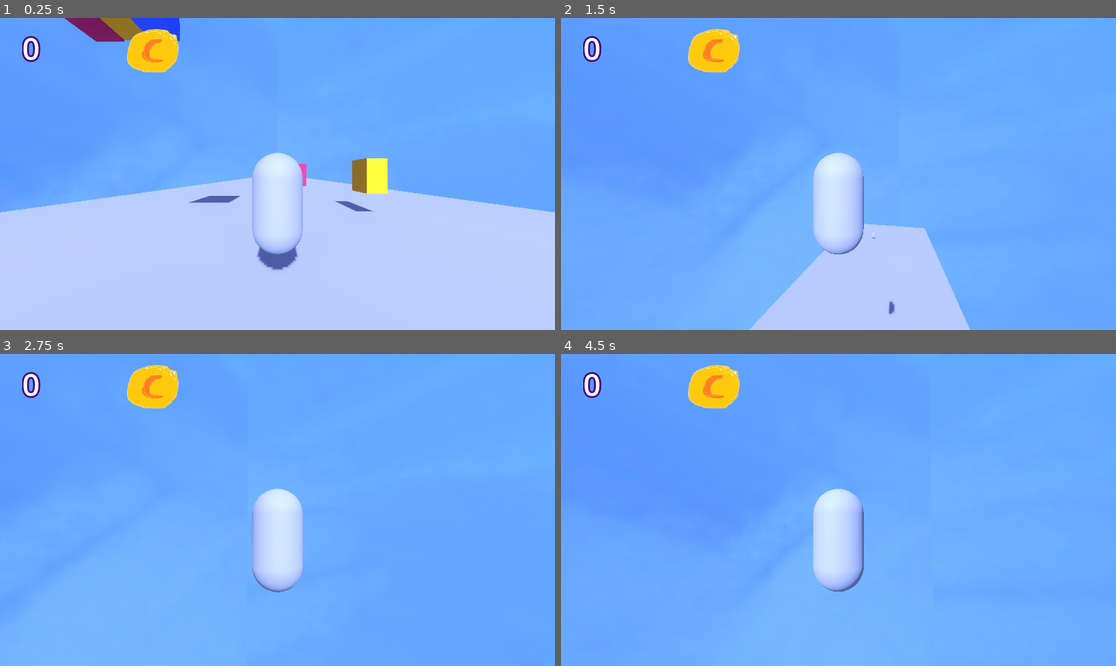
Above: before the commit, frames 1-4 (two rows, left to right).
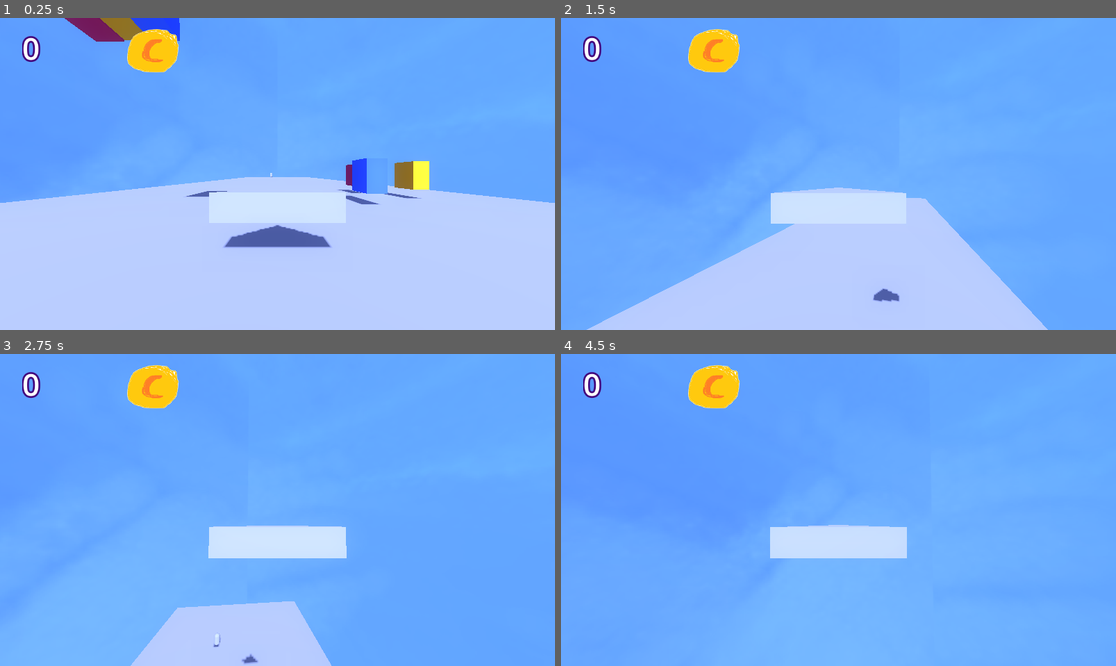
Above: after the commit, the same moments.

Repository: emeryplyler/Carrier
Game: Godot game, scene res://scenes/main.tscn
The game is run twice, just before and just after one commit, with the same random seed, the same clock (stepped at 60 frames per second) and the same inputs.
Inputs (mouse positions are in pixels of both pictures, inside the frame that each line leads up to):
- Up to frame 1 (0.25 s): no input
- Up to frame 2 (1.5 s): tap Enter (ui_accept) at 0.5, 0.6 s; move the mouse to (866, 174) at 0.52 s; hold Space (jump) 0.53-1.28 s; hold W (forward) from 0.53 s (still down); move the mouse to (810, 174) at 1.27 s; tap Space (jump) at 1.35 s
- Up to frame 3 (2.75 s): keep holding W (forward); tap Space (jump) at 1.52, 1.82 s; tap Enter (ui_accept) at 1.55 s; move the mouse to (288, 503) at 2.02 s; hold Space (jump) from 2.03 s (still down); right-click (288, 503) at 2.1 s
- Up to frame 4 (4.5 s): keep holding W (forward); move the mouse to (832, 516) at 2.77 s; release Space (jump) at 2.78 s; tap Enter (ui_accept) at 2.85, 3.6, 4.25 s; tap Space (jump) at 3.02, 3.32, 4.35 s; move the mouse to (877, 513) at 3.52 s; hold Space (jump) 3.53-4.28 s; tap Shift (descend) at 4.15 s; move the mouse to (794, 506) at 4.27 s

The runs differ from the first frame. In frame 1, 5.6% of the frame differs, in the area x 0-100%, y 43-81%; in frame 2, 13%, in the area x 4-88%, y 43-100%; in frame 3, 9.2%; in frame 4, 3.5%.

Commit message:
rotation in air fix
character faces the right direction in the air

Diff:
--- a/prefabs/player.tscn
+++ b/prefabs/player.tscn
@@ -6,7 +6,8 @@
 
 [sub_resource type="CapsuleShape3D" id="CapsuleShape3D_tc0y6"]
 
-[sub_resource type="CapsuleMesh" id="CapsuleMesh_jugux"]
+[sub_resource type="PrismMesh" id="PrismMesh_yp1v4"]
+size = Vector3(2.33, 1.175, 0.525)
 
 [sub_resource type="CylinderShape3D" id="CylinderShape3D_detuv"]
 height = 2.787
@@ -20,8 +21,12 @@
 [node name="CollisionShape3D" type="CollisionShape3D" parent="."]
 shape = SubResource("CapsuleShape3D_tc0y6")
 
-[node name="MeshInstance3D" type="MeshInstance3D" parent="."]
-mesh = SubResource("CapsuleMesh_jugux")
+[node name="CharacterBody" type="Node3D" parent="."]
+
+[node name="MeshInstance3D" type="MeshInstance3D" parent="CharacterBody"]
+transform = Transform3D(1, 0, 0, 0, -4.37114e-08, 1, 0, -1, -4.37114e-08, 0, 0, 0)
+mesh = SubResource("PrismMesh_yp1v4")
+skeleton = NodePath("../..")
 
 [node name="CamTarget" type="Node3D" parent="."]
 transform = Transform3D(1, 0, 0, 0, 1, 0, 0, 0, 1, 0, 0.580509, 0)
--- a/scenes/main.tscn
+++ b/scenes/main.tscn
@@ -10,32 +10,44 @@
 [ext_resource type="Script" path="res://scenes/DialogueManager.gd" id="8_6tm21"]
 
 [sub_resource type="BoxMesh" id="BoxMesh_8rmcf"]
-size = Vector3(30, 1, 120)
+size = Vector3(30, 2, 120)
 
 [sub_resource type="BoxShape3D" id="BoxShape3D_5rxsu"]
-size = Vector3(30, 1, 120)
+size = Vector3(30, 2, 120)
 
-[sub_resource type="StandardMaterial3D" id="StandardMaterial3D_h73to"]
+[sub_resource type="StandardMaterial3D" id="StandardMaterial3D_cmhfp"]
 resource_local_to_scene = true
 albedo_color = Color(0.8, 0.121569, 0.301961, 1)
 
-[sub_resource type="StandardMaterial3D" id="StandardMaterial3D_esis7"]
+[sub_resource type="StandardMaterial3D" id="StandardMaterial3D_nwxam"]
 resource_local_to_scene = true
 albedo_color = Color(1, 0.682353, 0, 1)
 
-[sub_resource type="StandardMaterial3D" id="StandardMaterial3D_lm6n5"]
+[sub_resource type="StandardMaterial3D" id="StandardMaterial3D_oghms"]
 resource_local_to_scene = true
 albedo_color = Color(0.243137, 0.384314, 0.901961, 1)
 
-[sub_resource type="StandardMaterial3D" id="StandardMaterial3D_tgopo"]
+[sub_resource type="StandardMaterial3D" id="StandardMaterial3D_ihqr7"]
 resource_local_to_scene = true
 albedo_color = Color(0.8, 0.121569, 0.301961, 1)
 
-[sub_resource type="StandardMaterial3D" id="StandardMaterial3D_ith7w"]
+[sub_resource type="StandardMaterial3D" id="StandardMaterial3D_m27w7"]
 resource_local_to_scene = true
 albedo_color = Color(1, 0.682353, 0, 1)
 
-[sub_resource type="StandardMaterial3D" id="StandardMaterial3D_3x7w7"]
+[sub_resource type="StandardMaterial3D" id="StandardMaterial3D_f6isp"]
+resource_local_to_scene = true
+albedo_color = Color(0.243137, 0.384314, 0.901961, 1)
+
+[sub_resource type="StandardMaterial3D" id="StandardMaterial3D_q1g41"]
+resource_local_to_scene = true
+albedo_color = Color(0.8, 0.121569, 0.301961, 1)
+
+[sub_resource type="StandardMaterial3D" id="StandardMaterial3D_kvf4b"]
+resource_local_to_scene = true
+albedo_color = Color(1, 0.682353, 0, 1)
+
+[sub_resource type="StandardMaterial3D" id="StandardMaterial3D_8ny0c"]
 resource_local_to_scene = true
 albedo_color = Color(0.243137, 0.384314, 0.901961, 1)
 
@@ -63,19 +75,29 @@
 shadow_enabled = true
 
 [node name="Goal" parent="." instance=ExtResource("2_a1dwj")]
-transform = Transform3D(1, 0, 0, 0, 1, 0, 0, 0, 1, -2.87633, 1.52796, -87.2074)
+transform = Transform3D(1, 0, 0, 0, 1, 0, 0, 0, 1, -2.87633, 2.09043, -87.2074)
 
 [node name="Cargo" parent="." instance=ExtResource("3_pvfr7")]
 transform = Transform3D(1, 0, 0, 0, 1, 0, 0, 0, 1, 4.89399, 2.77284, -6.91467)
-red = SubResource("StandardMaterial3D_h73to")
-yellow = SubResource("StandardMaterial3D_esis7")
-blue = SubResource("StandardMaterial3D_lm6n5")
+id = 2
+red = SubResource("StandardMaterial3D_cmhfp")
+yellow = SubResource("StandardMaterial3D_nwxam")
+blue = SubResource("StandardMaterial3D_oghms")
+randomize = false
 
 [node name="Cargo2" parent="." instance=ExtResource("3_pvfr7")]
-transform = Transform3D(1, 0, 0, 0, 1, 0, 0, 0, 1, 1.76103, 2.77284, -12.9933)
-red = SubResource("StandardMaterial3D_tgopo")
-yellow = SubResource("StandardMaterial3D_ith7w")
-blue = SubResource("StandardMaterial3D_3x7w7")
+transform = Transform3D(1, 0, 0, 0, 1, 0, 0, 0, 1, 6.58264, 2.77284, -12.9933)
+red = SubResource("StandardMaterial3D_ihqr7")
+yellow = SubResource("StandardMaterial3D_m27w7")
+blue = SubResource("StandardMaterial3D_f6isp")
+randomize = false
+
+[node name="Cargo3" parent="." instance=ExtResource("3_pvfr7")]
+transform = Transform3D(1, 0, 0, 0, 1, 0, 0, 0, 1, 8.88713, 2.77284, -9.49426)
+id = 1
+red = SubResource("StandardMaterial3D_q1g41")
+yellow = SubResource("StandardMaterial3D_kvf4b")
+blue = SubResource("StandardMaterial3D_8ny0c")
 randomize = false
 
 [node name="BoxEmitter" type="Node3D" parent="."]
@@ -113,6 +135,7 @@
 texture = ExtResource("7_aink3")
 
 [node name="DialogueManager" type="Node3D" parent="."]
+transform = Transform3D(1, 0, 0, 0, 1, 0, 0, 0, 1, -14.9022, 0, 4.20189)
 script = ExtResource("8_6tm21")
 
 [connection signal="money_changed" from="Player" to="HUD/Money" method="_on_player_money_changed"]
--- a/scripts/player.gd
+++ b/scripts/player.gd
@@ -1,10 +1,11 @@
 extends CharacterBody3D
 
 @onready var camera_target = $CamTarget
-@onready var character_body = $MeshInstance3D
+@onready var character_body = $CharacterBody
 
 @export var SPEED = 5.0
-#const JUMP_VELOCITY = 4.5
+const JUMP_VELOCITY = 4.5
+const MAX_UP_VELOCITY = 8
 
 @onready var object_hold_position = $ObjectHoldPosition
 var objects_in_range = []
@@ -22,14 +23,17 @@
 func _unhandled_input(event):
 	if event is InputEventMouseMotion:
 		rotate_y(-event.relative.x * 0.005) # rotate cam side to side
-		character_body.rotate_y(event.relative.x * 0.005) # keep character from spinning
+		if is_on_floor():
+			character_body.rotate_y(event.relative.x * 0.005) # keep character from spinning
 		camera_target.rotate_x(-event.relative.y * 0.005) # rotate cam up and down
 		camera_target.rotation.x = clamp(camera_target.rotation.x, -PI/2, PI/2)
 
 func _physics_process(delta):
 	# Add the gravity.
-#	if not is_on_floor():
+	if not is_on_floor():
 #		velocity.y -= gravity * delta
+		velocity.y -= (gravity * delta)
+#		velocity.z = SPEED
 
 	# Handle held objects
 	if Input.is_action_just_pressed("interact"):
@@ -48,13 +52,18 @@
 		held_object.global_transform.origin = object_hold_position.global_transform.origin
 
 	# Handle Jump.
-#	if Input.is_action_just_pressed("ui_accept") and is_on_floor():
-#		velocity.y = JUMP_VELOCITY
-	var vertical_dir = Input.get_action_strength("jump") - Input.get_action_strength("descend")
-	if vertical_dir != 0:
-		velocity.y = vertical_dir * SPEED
-	else:
-		velocity.y = move_toward(velocity.y, 0, SPEED)
+	if Input.is_action_pressed("jump"):
+		if velocity.y < MAX_UP_VELOCITY:
+			velocity.y += JUMP_VELOCITY
+		else:
+			velocity.y = MAX_UP_VELOCITY
+
+	# Floating controls:
+#	var vertical_dir = Input.get_action_strength("jump") - Input.get_action_strength("descend")
+#	if vertical_dir != 0:
+#		velocity.y = vertical_dir * SPEED
+#	else:
+#		velocity.y = move_toward(velocity.y, 0, SPEED)
 
 	# Get the input direction and handle the movement/deceleration.
 	var input_dir = Input.get_vector("left", "right", "forward", "backward")
@@ -62,9 +71,15 @@
 	if direction:
 		velocity.x = direction.x * SPEED
 		velocity.z = direction.z * SPEED
+		if is_on_floor():
+			character_body.look_at(position + direction) # character faces direction they're walking
+		else:
+			character_body.rotation.y = 0 # face forward in the air
 	else:
 		velocity.x = move_toward(velocity.x, 0, SPEED)
 		velocity.z = move_toward(velocity.z, 0, SPEED)
+		if not is_on_floor():
+			character_body.rotation.y = 0 # face forward in the air
 
 	move_and_slide()
 
Not shown: 1 places in scenes/main.tscn that only renumber resources
